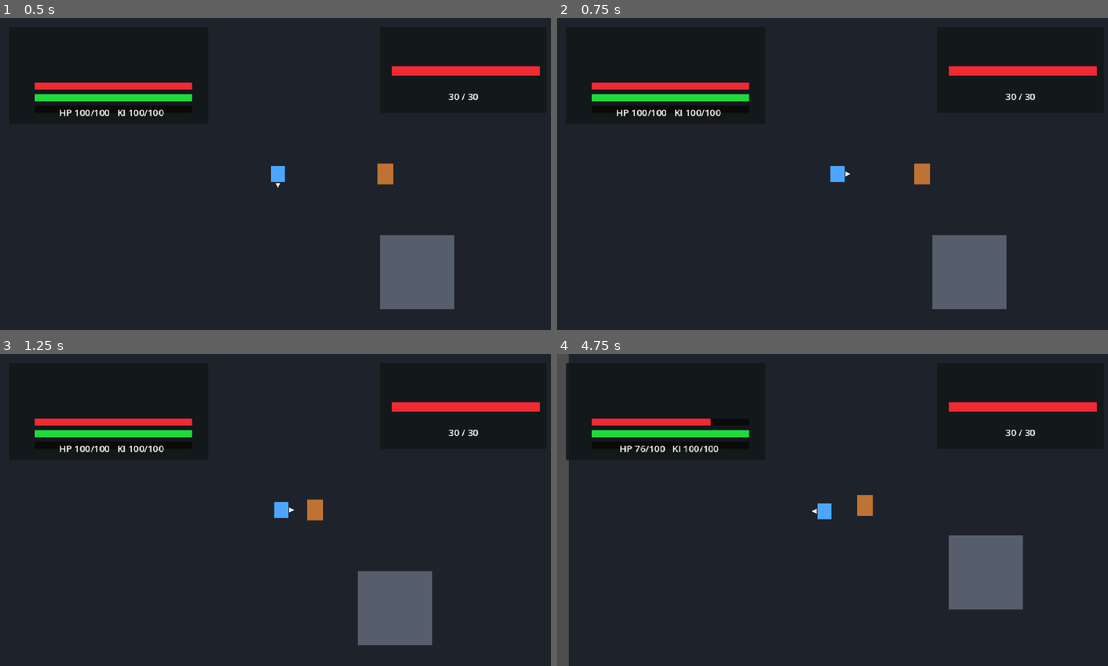
Above: before the commit, frames 1-4 (two rows, left to right).
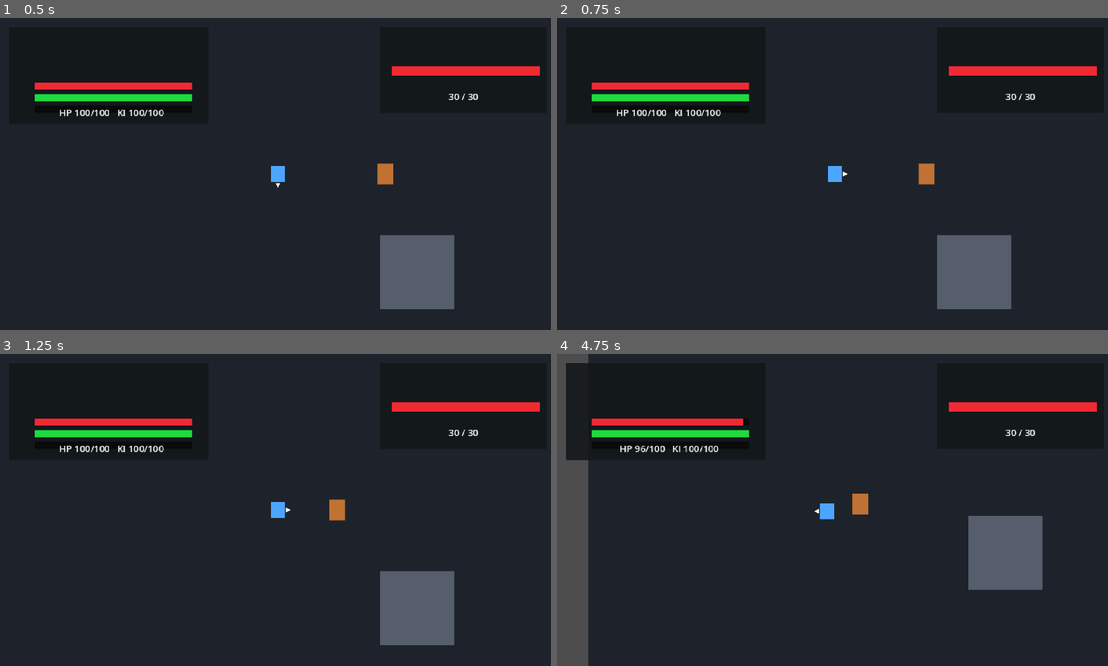
Above: after the commit, the same moments.

Repository: kikajima/dragonballsoullegacy
Game: Godot game, scene res://scenes/bootstrap/bootstrap.tscn
The game is run twice, just before and just after one commit, with the same random seed, the same clock (stepped at 60 frames per second) and the same inputs.
Inputs:
- Up to frame 1 (0.5 s): no input
- Up to frame 2 (0.75 s): hold D (move_right) from 0.53 s (still down); hold Shift (block) from 0.53 s (still down)
- Up to frame 3 (1.25 s): keep holding D (move_right); keep holding Shift (block)
- Up to frame 4 (4.75 s): release D (move_right) at 1.28 s; release Shift (block) at 1.28 s; hold S (move_down) 1.28-2.03 s; tap J (attack) at 1.35 s; tap Shift (block) at 1.55, 3.05, 4.55 s; hold D (move_right) 2.03-2.78 s; hold Shift (block) 2.03-2.78 s; hold W (move_up) 2.78-3.53 s; tap L (charge_ki) at 2.85 s; hold Shift (block) 3.53-4.28 s; hold A (move_left) from 3.53 s (still down); tap Space (dash) at 3.6 s; tap E (interact) at 4.35 s

Frame 1 is identical in both runs. In frame 2, 0.6% of the frame differs, in the area x 49-83%, y 46-94%; in frame 3, 2.4%; in frame 4, 5.7%, in the area x 2-89%, y 0-100%.

Commit message:
fix: keep player stationary while guarding

Diff:
--- a/actors/player/player.gd
+++ b/actors/player/player.gd
@@ -13,9 +13,6 @@
 
 @export_range(0.0, 1.0, 0.05)
 var kick_move_speed_scale: float = 0.70
-
-@export_range(0.0, 1.0, 0.05)
-var block_move_speed_scale: float = 0.35
 
 @export var hurt_duration: float = 0.24
 @export var ki_charge_per_second: float = 28.0
@@ -170,11 +167,16 @@
 
 	return attack_move_speed_scale
 
-func _process_block(move_intent: Vector2, delta: float) -> void:
+func _process_block(_move_intent: Vector2, delta: float) -> void:
 	charge_aura.visible = false
 	guard_component.set_guarding(true)
 	state_machine.change_state(STATE_BLOCK)
-	movement_component.move(self, move_intent, block_move_speed_scale)
+
+	# Defender trava completamente o deslocamento.
+	# A direção ainda pode mudar porque o FacingComponent é atualizado
+	# antes de entrar neste estado.
+	movement_component.stop(self)
+
 	animation_controller.update_visual(
 		STATE_BLOCK,
 		facing_component.current_facing,
